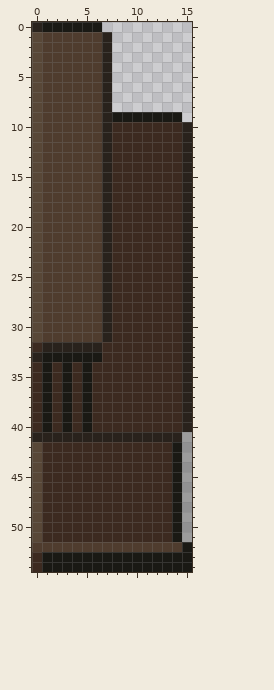
A pixel-art sprite gets an edit: src/game/sprites/data/countertop.png. Above, as it was before the edit.
The file is 16x55 pixels.
New version:
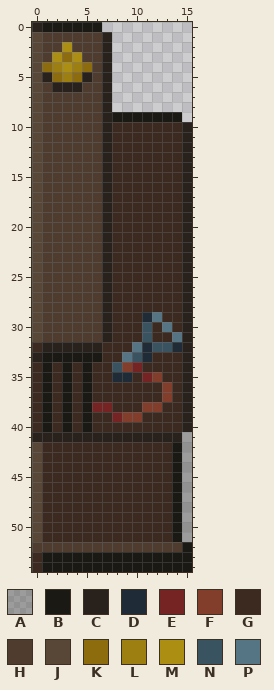
Palette (. is transparent): A #1a191446  B #1a1914  C #29221c  D #1f2b36  E #762323  F #823d2b  G #3c2a20  H #4f3c2e  J #584737  K #8d6c0d  L #9d7e10  M #ac8f12  N #3a5361  P #557585
The author wrote: Additional items on countertop
Changes in this commit:
@@ x 0..7 @@
  1 JHHHHHHC
- 2 JHHHHHHC
- 3 JHHHHHHC
- 4 JHHHHHHC
- 5 JHHHHHHC
- 6 JHHHHHHC
+ 2 JHHMHHHC
+ 3 JHMKMHHC
+ 4 JKLMLKHC
+ 5 JCKLKCHC
+ 6 JHCCCHHC
  7 JHHHHHHC
@@ x 0..15 @@
 28 JHHHHHHCGGGGGGGC
-29 JHHHHHHCGGGGGGGC
-30 JHHHHHHCGGGGGGGC
-31 JHHHHHHCGGGGGGGC
-32 GCCCCCCGGGGGGGGC
-33 CBBBBBBGGGGGGGGC
-34 GBGBGBGGGGGGGGGC
-35 GBGBGBGGGGGGGGGC
-36 GBGBGBGGGGGGGGGC
-37 GBGBGBGGGGGGGGGC
-38 GBGBGBGGGGGGGGGC
-39 GBGBGBGGGGGGGGGC
+29 JHHHHHHCGGGDPGGC
+30 JHHHHHHCGGGNGPGC
+31 JHHHHHHCGGGNGGPC
+32 GCCCCCCGGGPDNNDC
+33 CBBBBBBGGPNDGGGC
+34 GBGBGBGGNFEGGGGC
+35 GBGBGBGGDDGEFGGC
+36 GBGBGBGGGGGGGFGC
+37 GBGBGBGGGGGGGFGC
+38 GBGBGBEEGGGFFGGC
+39 GBGBGBGGEFFGGGGC
 40 GBGBGBGGGGGGGGGC
